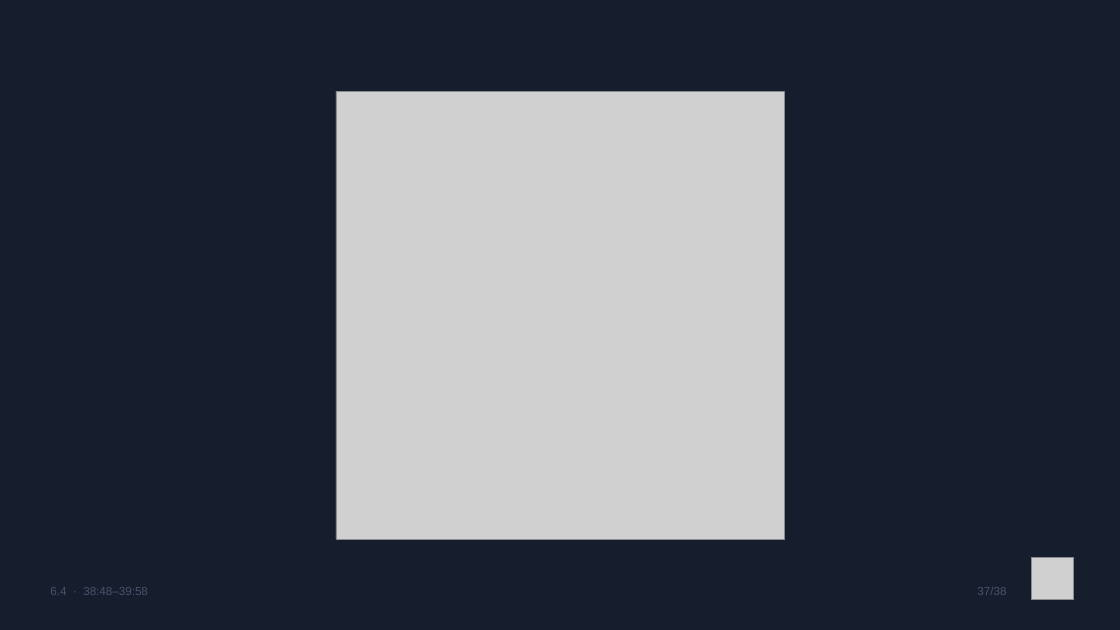
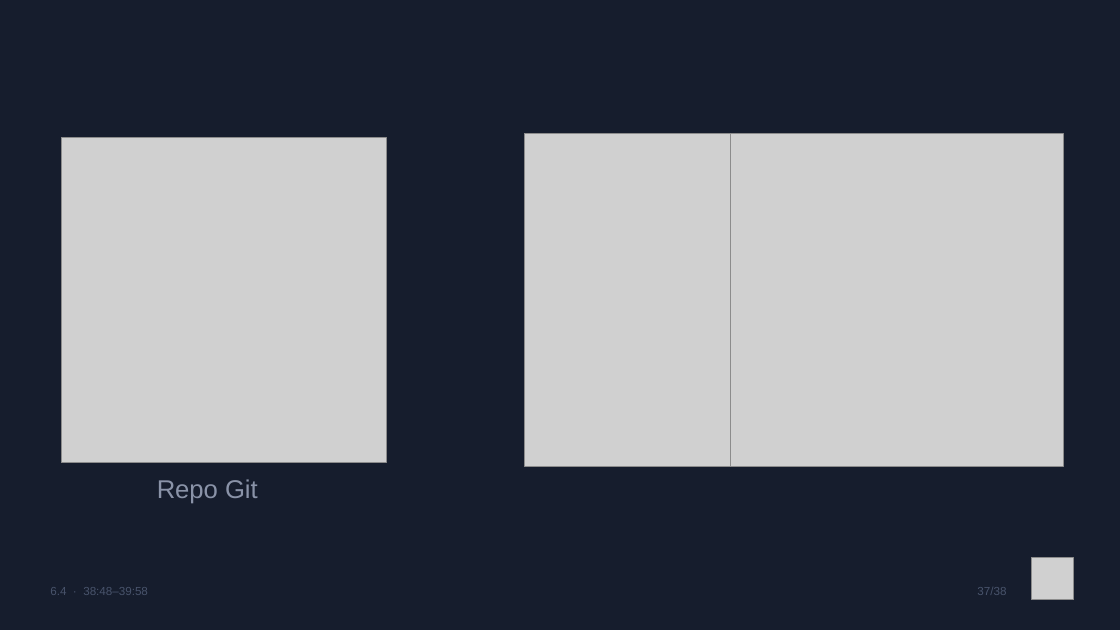
Before and after one commit to gldiazcardenas/charla-ia-aws-ug-cucuta, a slide deck: slide 38 of Slides_IA_AWS_UG_Cucuta.pptx. Drawn at 1120x630 pixels with LibreOffice and Linux fonts; fonts in the diff are those of the drawing; grey boxes stand for pictures. Boxes give left, top, right and bottom in pixels: in the first picture for what was removed or moved away, otherwise in the second. Text is boxed around its words. In the diff, an @@ line names an element or a change of style, - is before the commit and + after.

```diff
--- a/Slides_IA_AWS_UG_Cucuta.pptx
+++ b/Slides_IA_AWS_UG_Cucuta.pptx
@@ picture: place and size @@
-picture at (336, 91, 784, 539)
+picture at (61, 138, 386, 463)
@@ picture added at (524, 134, 731, 466) @@
@@ picture added at (731, 134, 1064, 466) @@
@@ text added at (157, 479, 258, 503), 22 pt, text #8A93A8 @@
+Repo Git
```
Also in this commit, not shown: 2 other slides changed.
